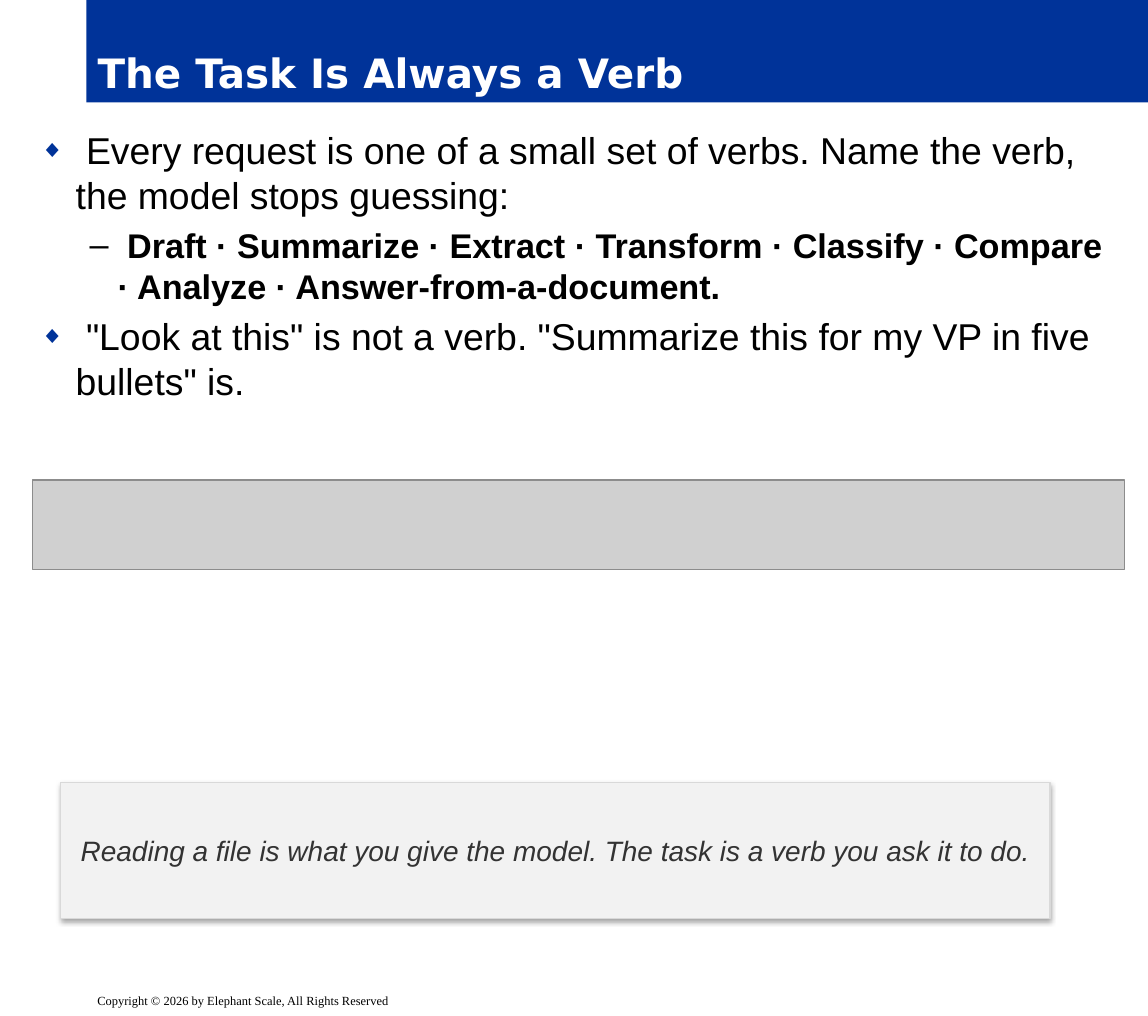
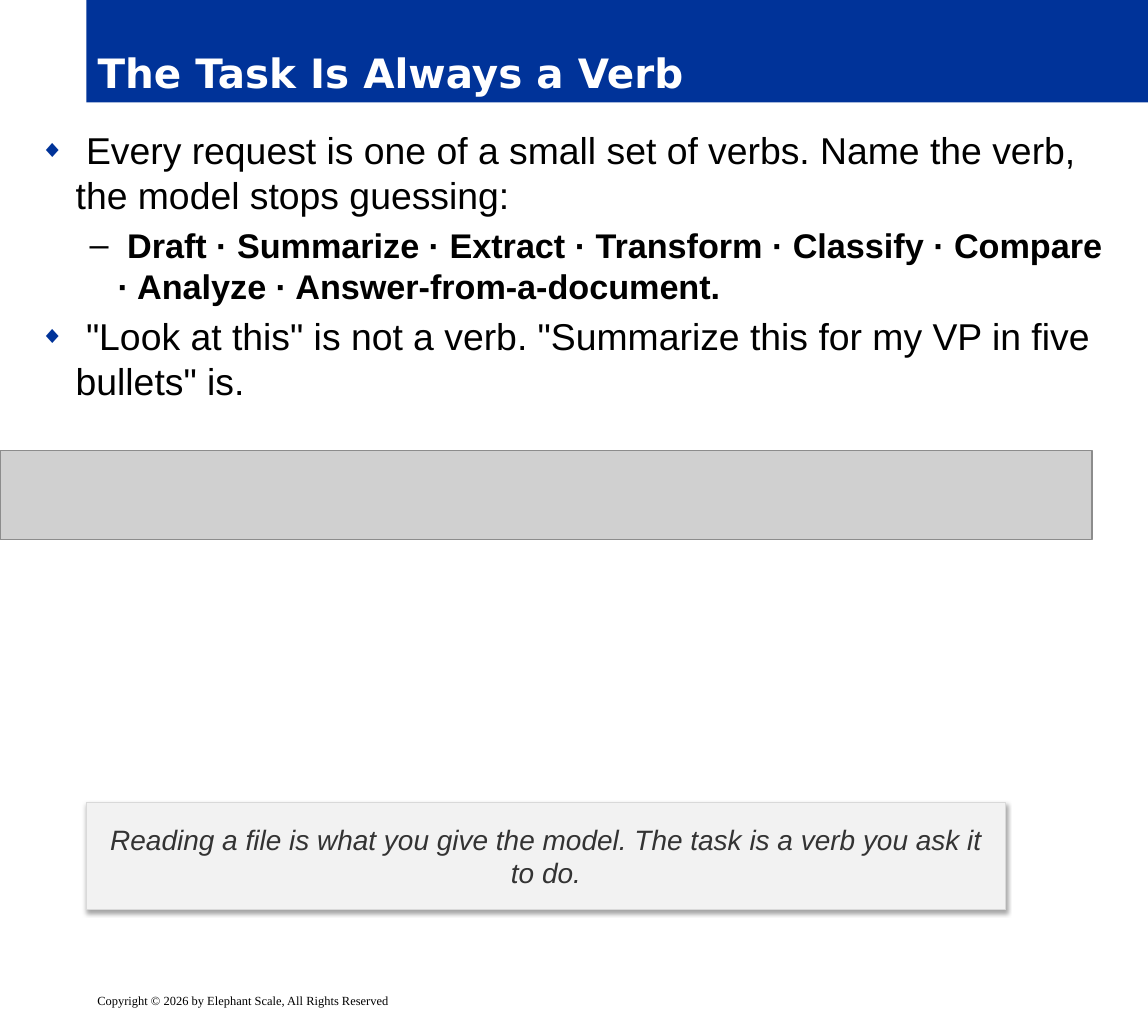
Before and after one commit to elephantscale/Prompt_Engineering_for_Business_Professionals, a slide deck: slide 4 of slides/release/02-anatomy-of-a-prompt.pptx. Drawn at 1148x1016 pixels with LibreOffice and Linux fonts; fonts in the diff are those of the drawing; grey boxes stand for pictures; background and template pictures are left out. Boxes give left, top, right and bottom in pixels: in the first picture for what was removed or moved away, otherwise in the second. Text is boxed around its words. In the diff, an @@ line names an element or a change of style, - is before the commit and + after.

```diff
--- a/slides/release/02-anatomy-of-a-prompt.pptx
+++ b/slides/release/02-anatomy-of-a-prompt.pptx
@@ picture: place and size @@
-picture at bbox=[32, 480, 1124, 570]
+picture at bbox=[0, 450, 1092, 540]
@@ rectangle "Reading a file is what ...": place and size @@
-rectangle "Reading a file is what ..." at bbox=[60, 783, 1049, 920]
+rectangle "Reading a file is what ..." at bbox=[86, 803, 1006, 911]
```
Also in this commit, not shown: 8 other slides changed, 1 other file.
